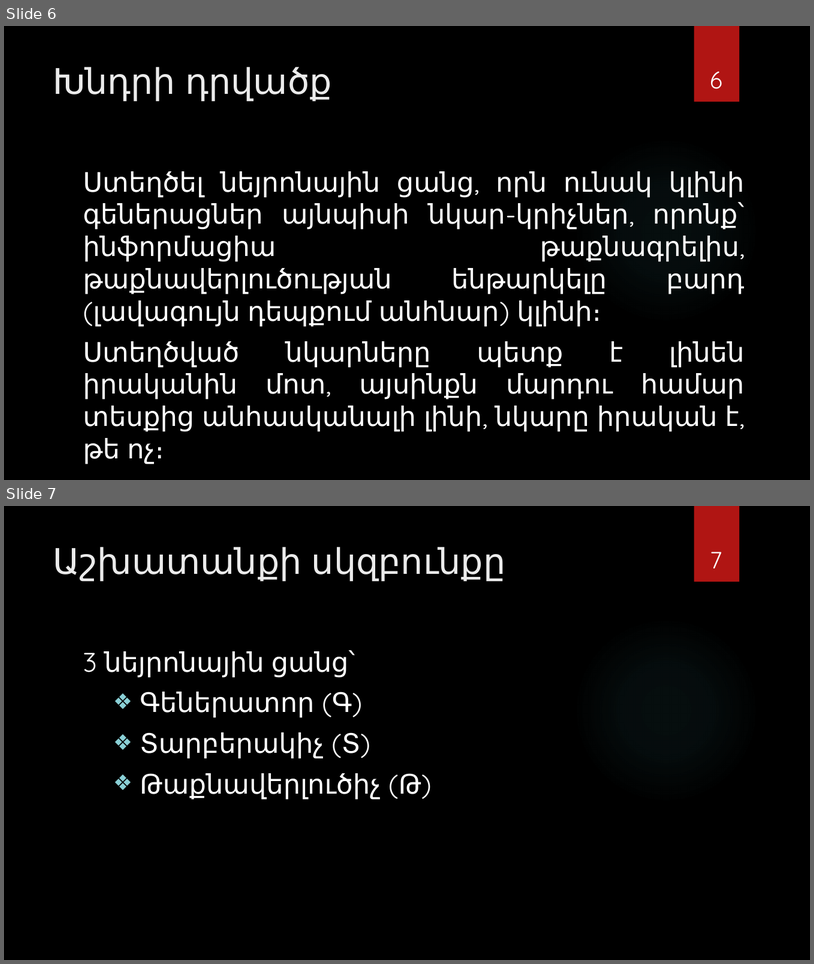
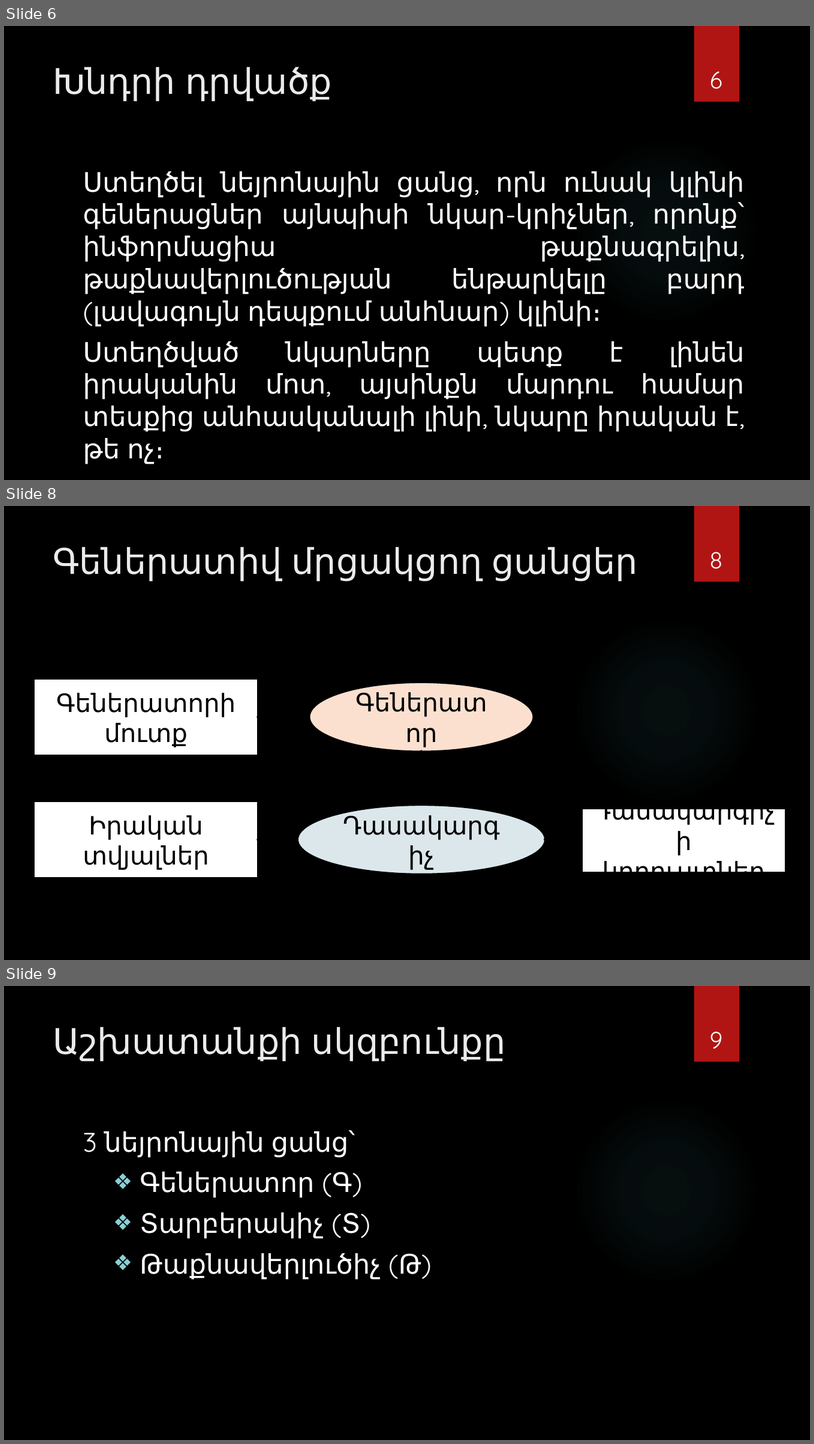
Before and after one commit to Lusine0101/GAN-for-Stegan, a slide deck: Գեներատիվ մրցակցող ցանցերի կիրառումը նկարի տեսքով թաքնագրության կրիչ.pptx. Shown one above the other, each under a label of ours: slides 6 and 7 before the commit, slides 6, 8 and 9 after it; the slides between them are not shown. The pictures are 814x964 and 814x1444 pixels, drawn with LibreOffice and Linux fonts; fonts in the diff are those of the drawing; background and template pictures are left out. Boxes give left, top, right and bottom in pixels: in the first picture for what was removed or moved away, otherwise in the second. Text is boxed around its words. In the diff, an @@ line names an element or a change of style, - is before the commit and + after.

```diff
--- a/Գեներատիվ մրցակցող ցանցերի կիրառումը նկարի տեսքով թաքնագրության կրիչ.pptx
+++ b/Գեներատիվ մրցակցող ցանցերի կիրառումը նկարի տեսքով թաքնագրության կրիչ.pptx
@@ slide 8 added at (x1=4, y1=506, x2=810, y2=960), background picture (left out); not listed: 2 template elements that a slide beside it also shows @@
@@ title added at (x1=53, y1=547, x2=638, y2=581), 42 pt, text #EBEBEB @@
+Գեներատիվ մրցակցող ցանցեր
@@ page number added at (x1=710, y1=552, x2=723, y2=569), 28 pt, text #FFFFFF @@
+8
@@ group added at (x1=34, y1=679, x2=533, y2=805): 2 arrows, 1 rectangle, 1 ellipse @@
+Գեներատորի մուտք
+Գեներատոր
@@ group added at (x1=34, y1=801, x2=786, y2=877): 2 rectangles, 2 arrows, 1 ellipse @@
+Դասակարգիչ
+Դասակարգիչի
+կորուստներ
+Իրական
+տվյալներ
@@ what was slide 7 is now slide 9 @@
@@ page number at (x1=710, y1=1032, x2=723, y2=1049): text changed @@
-7
+9
```
Also in this commit, not shown: 4 slides changed, 3 other slides added.
